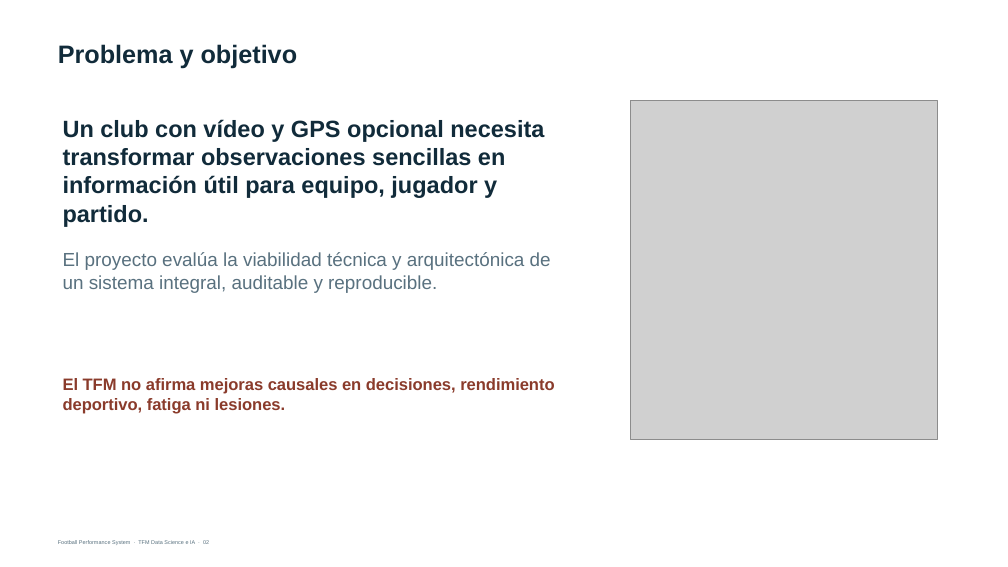
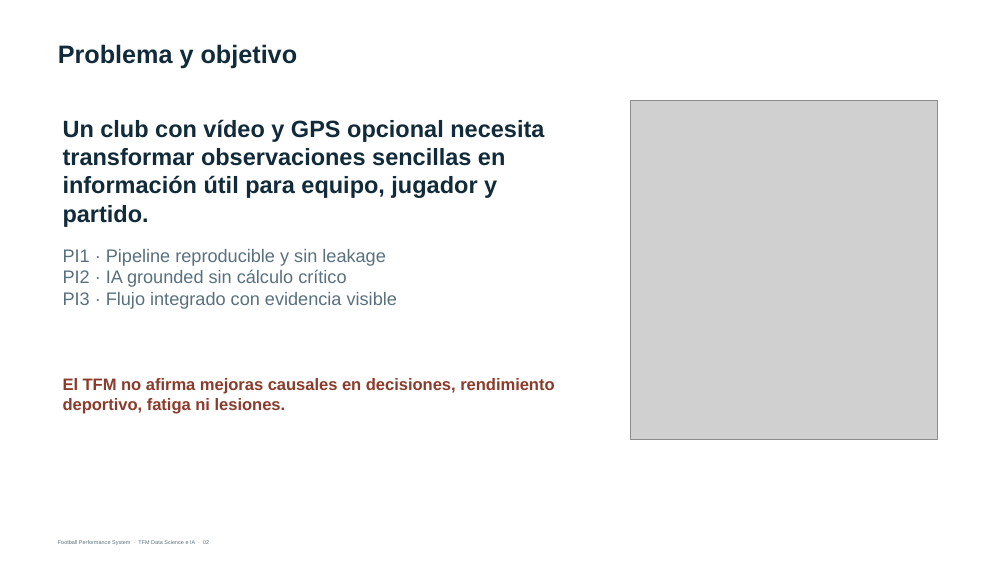
Before and after one commit to Sergi232/football-performance-system, a slide deck: slide 2 of docs/FPS_TFM_Defensa.pptx. Drawn at 1008x567 pixels with LibreOffice and Linux fonts; fonts in the diff are those of the drawing; grey boxes stand for pictures. Boxes give left, top, right and bottom in pixels: in the first picture for what was removed or moved away, otherwise in the second. Text is boxed around its words. In the diff, an @@ line names an element or a change of style, - is before the commit and + after.

```diff
--- a/docs/FPS_TFM_Defensa.pptx
+++ b/docs/FPS_TFM_Defensa.pptx
@@ text at box(63, 249, 397, 309): text changed; size 18 to 17.2 pt @@
-El proyecto evalúa la viabilidad técnica y arquitectónica de un sistema integral, auditable y reproducible.
+PI1 · Pipeline reproducible y sin leakage
+PI2 · IA grounded sin cálculo crítico
+PI3 · Flujo integrado con evidencia visible
```
Also in this commit, not shown: 1 other slide changed, 7 other files.
